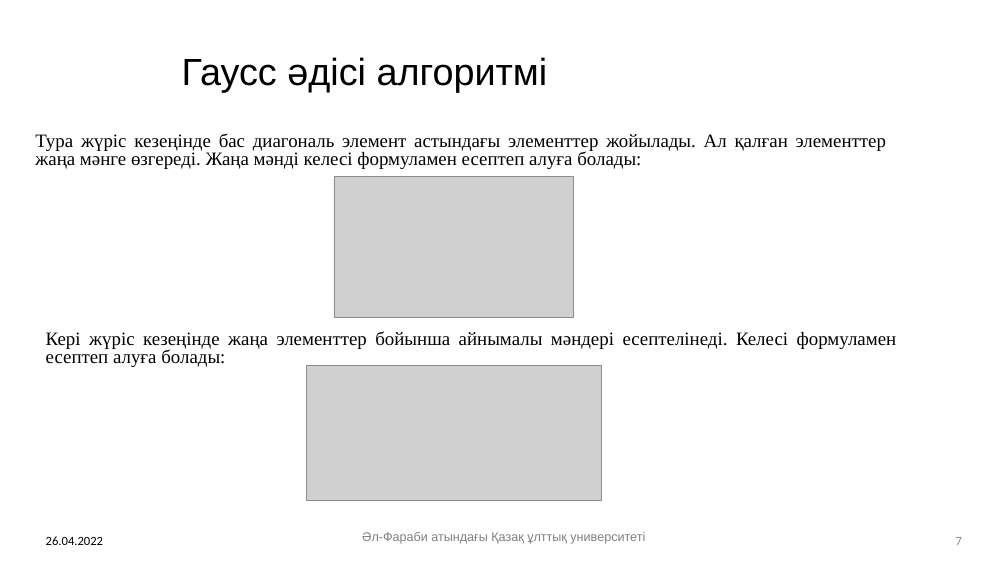
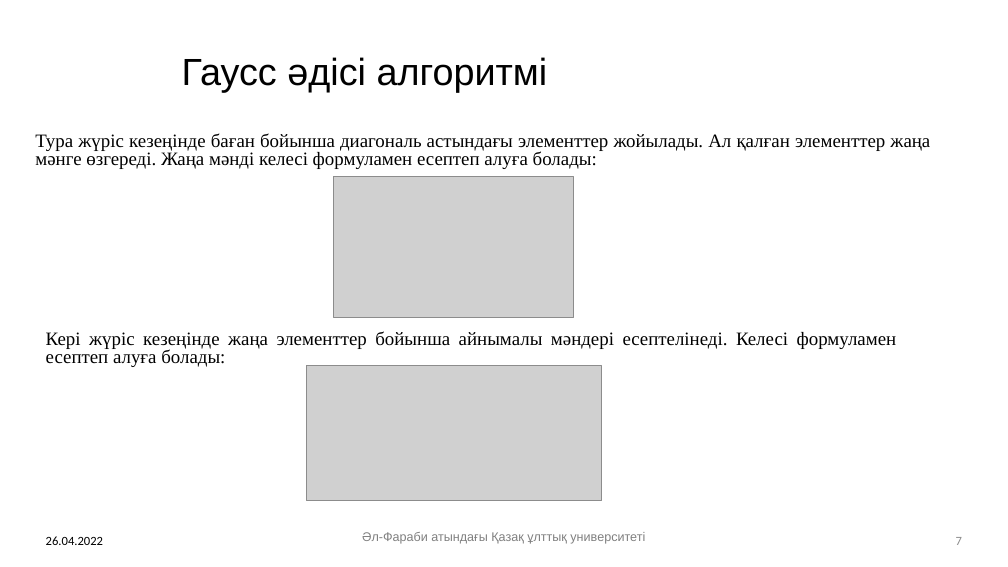
Before and after one commit to Narqyz/satj, a slide deck: slide 7 of Пример каз.pptx. Drawn at 1008x567 pixels with LibreOffice and Linux fonts; fonts in the diff are those of the drawing; grey boxes stand for pictures; background and template pictures are left out. Boxes give left, top, right and bottom in pixels: in the first picture for what was removed or moved away, otherwise in the second. Text is boxed around its words. In the diff, an @@ line names an element or a change of style, - is before the commit and + after.

```diff
--- a/Пример каз.pptx
+++ b/Пример каз.pptx
@@ text at bbox=[35, 133, 930, 169]: text changed @@
-Тура жүріс кезеңінде бас диагональ элемент астындағы элементтер жойылады. Ал қалған элементтер жаңа мәнге өзгереді. Жаңа мәнді келесі формуламен есептеп алуға болады:
+Тура жүріс кезеңінде баған бойынша диагональ астындағы элементтер жойылады. Ал қалған элементтер жаңа мәнге өзгереді. Жаңа мәнді келесі формуламен есептеп алуға болады:
```
Also in this commit, not shown: 6 other slides changed.
